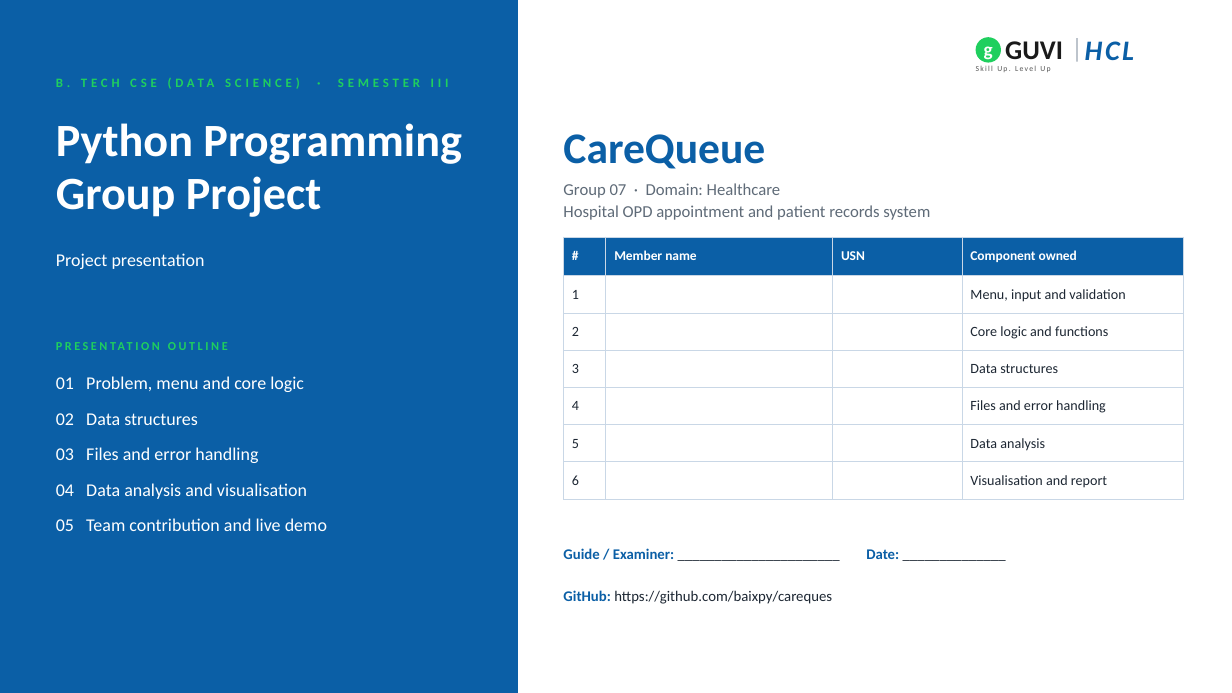
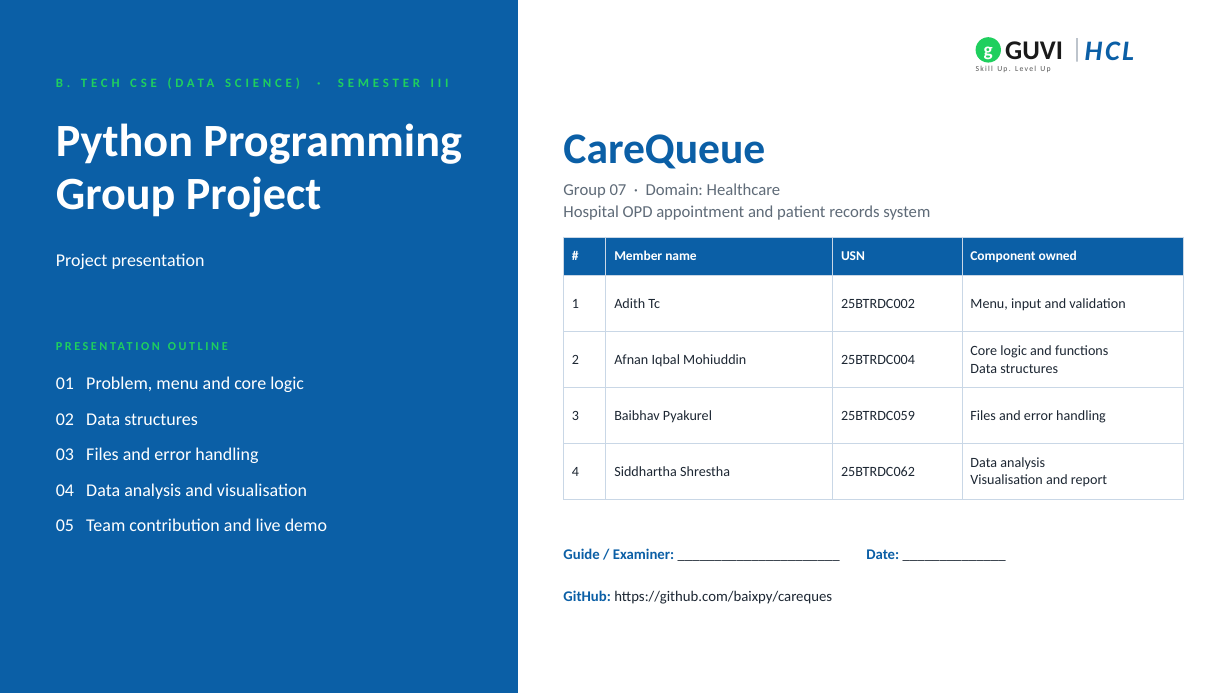
Before and after one commit to baixpy/careques, a slide deck: slide 1 of docs/CareQueue_Presentation.pptx. Drawn at 1232x693 pixels with LibreOffice and Linux fonts; fonts in the diff are those of the drawing. Boxes give left, top, right and bottom in pixels: in the first picture for what was removed or moved away, otherwise in the second. Text is boxed around its words. In the diff, an @@ line names an element or a change of style, - is before the commit and + after.

```diff
--- a/docs/CareQueue_Presentation.pptx
+++ b/docs/CareQueue_Presentation.pptx
@@ table at (564, 237, 1184, 499) @@
-row 2: 1 |  |  | Menu, input and validation
-row 3: 2 |  |  | Core logic and functions
-row 4: 3 |  |  | Data structures
-row 5: 4 |  |  | Files and error handling
-row 6: 5 |  |  | Data analysis
-row 7: 6 |  |  | Visualisation and report
+row 2: 1 | Adith Tc | 25BTRDC002 | Menu, input and validation
+row 3: 2 | Afnan Iqbal Mohiuddin | 25BTRDC004 | Core logic and functions / Data structures
+row 4: 3 | Baibhav Pyakurel | 25BTRDC059 | Files and error handling
+row 5: 4 | Siddhartha Shrestha | 25BTRDC062 | Data analysis / Visualisation and report
```
Also in this commit, not shown: 1 other slide changed.
